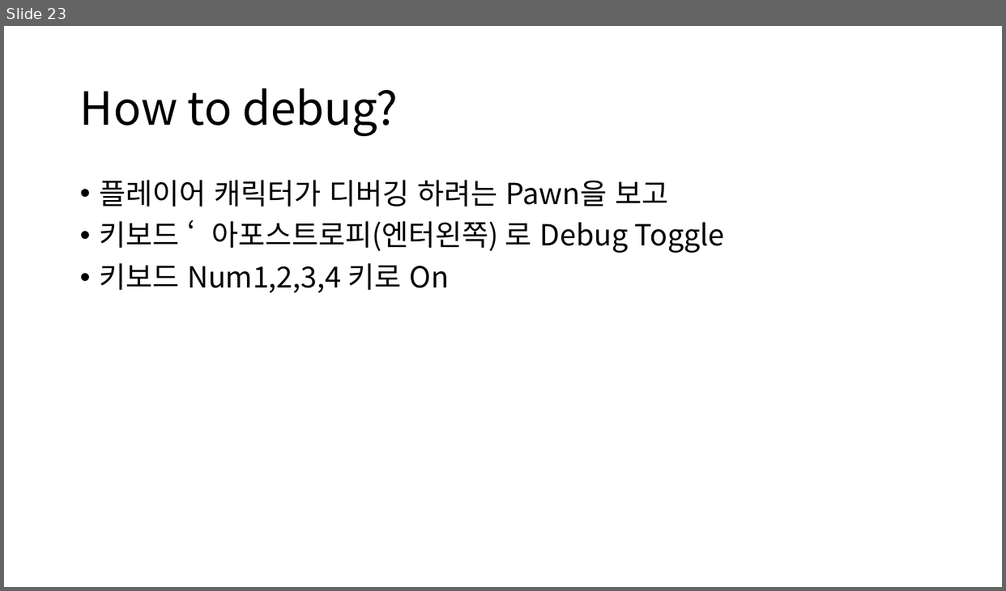
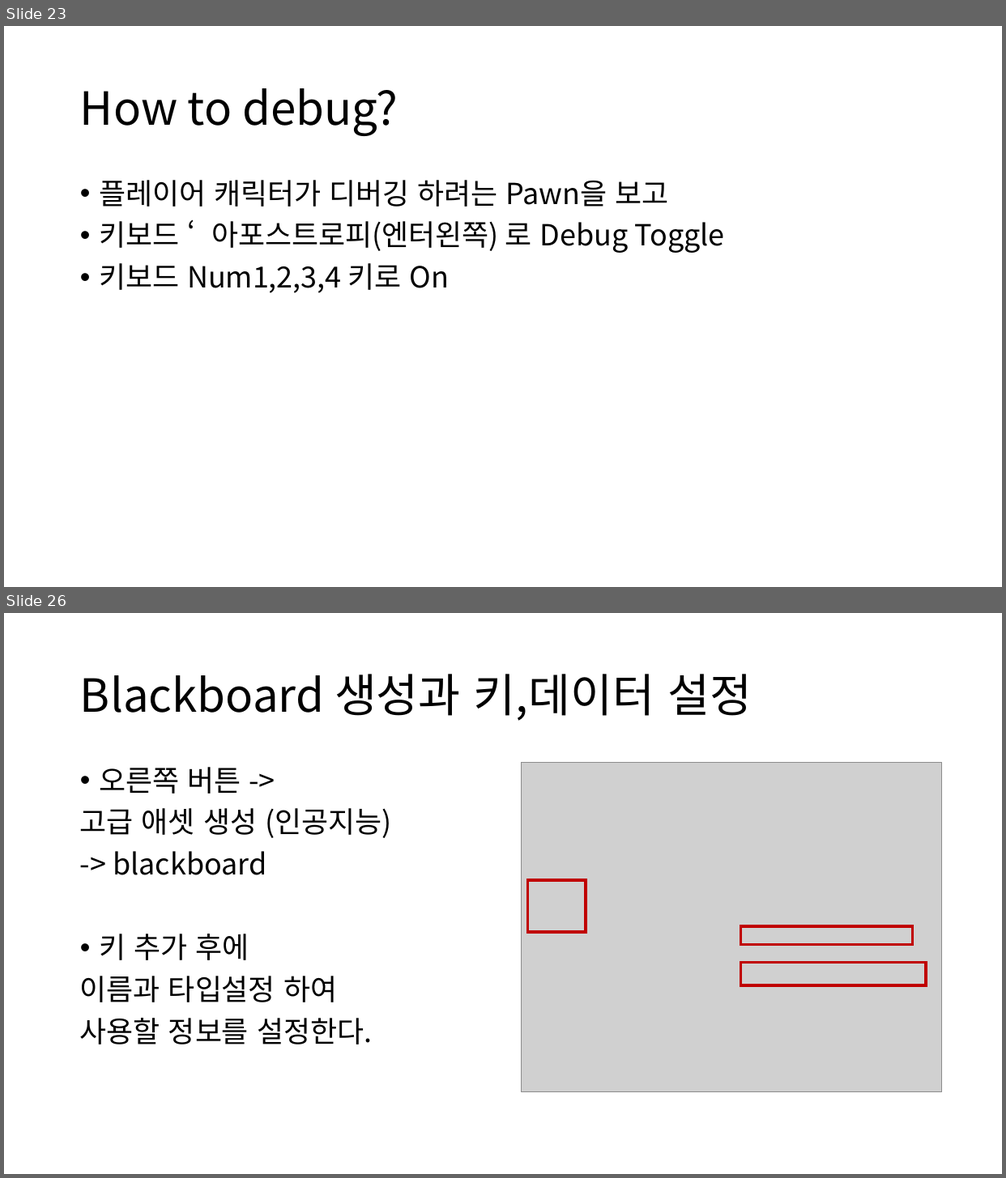
Before and after one commit to ldw9981/UE4_Blueprint, a slide deck: Day04/AI.pptx. Shown one above the other, each under a label of ours: slide 23 before the commit, slides 23 and 26 after it; the slides between them are not shown. The pictures are 1006x591 and 1006x1178 pixels, drawn with LibreOffice and Linux fonts; fonts in the diff are those of the drawing; grey boxes stand for pictures. Boxes give left, top, right and bottom in pixels: in the first picture for what was removed or moved away, otherwise in the second. Text is boxed around its words. In the diff, an @@ line names an element or a change of style, - is before the commit and + after.

```diff
--- a/Day04/AI.pptx
+++ b/Day04/AI.pptx
@@ slide 26 added at [4,613,1002,1174], background #FFFFFF @@
@@ title added at [80,674,752,721], 44 pt, text #000000 @@
+Blackboard 생성과 키,데이터 설정
@@ text added at [80,767,391,1045], 28 pt, text #000000 @@
+• 오른쪽 버튼 ->
+고급 애셋 생성 (인공지능)
+-> blackboard
+• 키 추가 후에
+이름과 타입설정 하여
+사용할 정보를 설정한다.
@@ picture added at [522,763,941,1093] @@
@@ rectangle added at [528,880,586,933], outline #C00000 3 pt @@
@@ rectangle added at [740,926,912,945], outline #C00000 3 pt @@
@@ rectangle added at [740,963,927,986], outline #C00000 3 pt @@
```
Also in this commit, not shown: 8 other slides added, 2 slides removed, 16 other files.
